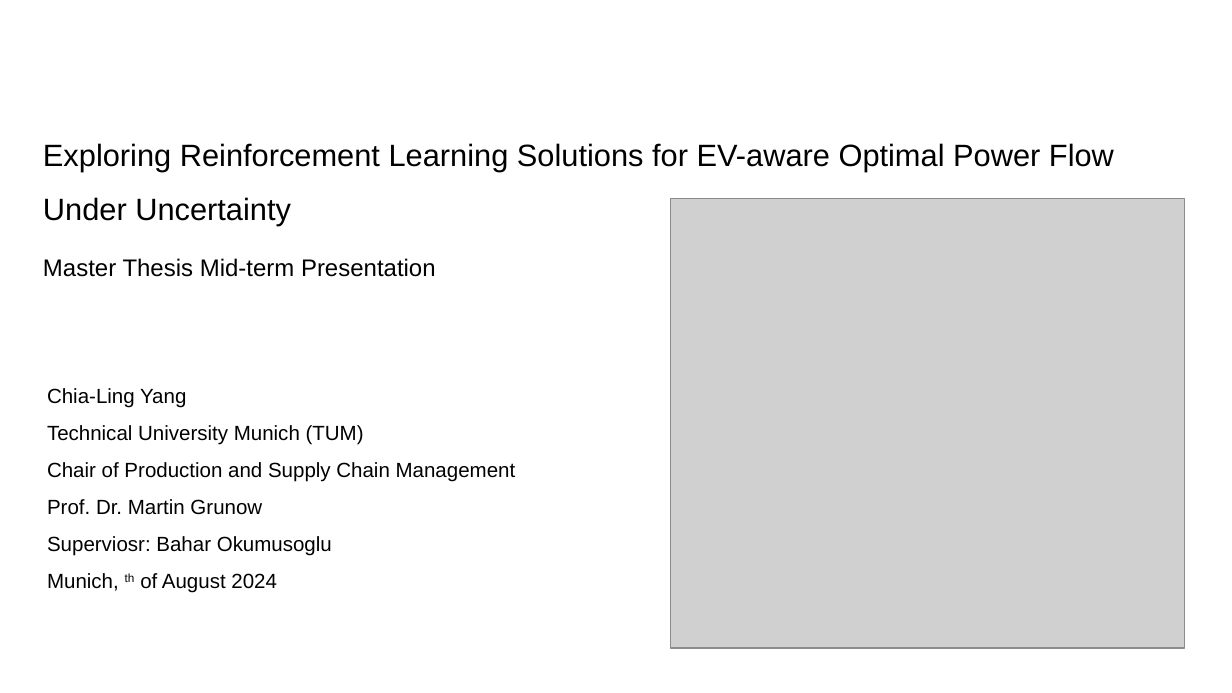
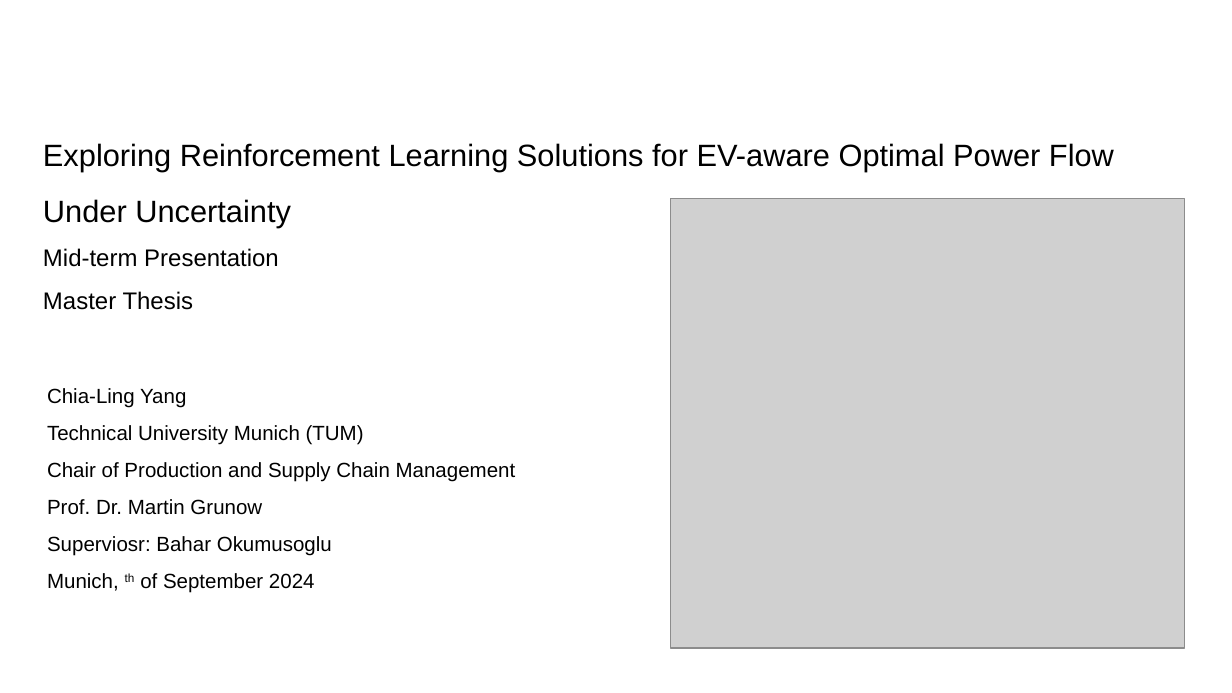
Before and after one commit to chialingyang7718/RL_OPF_EVaware, a slide deck: slide 1 of Mid-term Presentation.pptx. Drawn at 1232x693 pixels with LibreOffice and Linux fonts; fonts in the diff are those of the drawing; grey boxes stand for pictures; background and template pictures are left out. Boxes give left, top, right and bottom in pixels: in the first picture for what was removed or moved away, otherwise in the second. Text is boxed around its words. In the diff, an @@ line names an element or a change of style, - is before the commit and + after.

```diff
--- a/Mid-term Presentation.pptx
+++ b/Mid-term Presentation.pptx
@@ title at box(43, 143, 1114, 310): text changed @@
-Exploring Reinforcement Learning Solutions for EV-aware Optimal Power Flow Under Uncertainty
-Master Thesis Mid-term Presentation
+Exploring Reinforcement Learning Solutions for EV-aware Optimal Power Flow Under Uncertainty
+Mid-term Presentation
+Master Thesis
@@ text at box(47, 573, 315, 593): text changed @@
-Munich, th of August 2024
+Munich, th of September 2024
```
Also in this commit, not shown: 8 other slides changed, 4 slides added, 1 slide removed.
